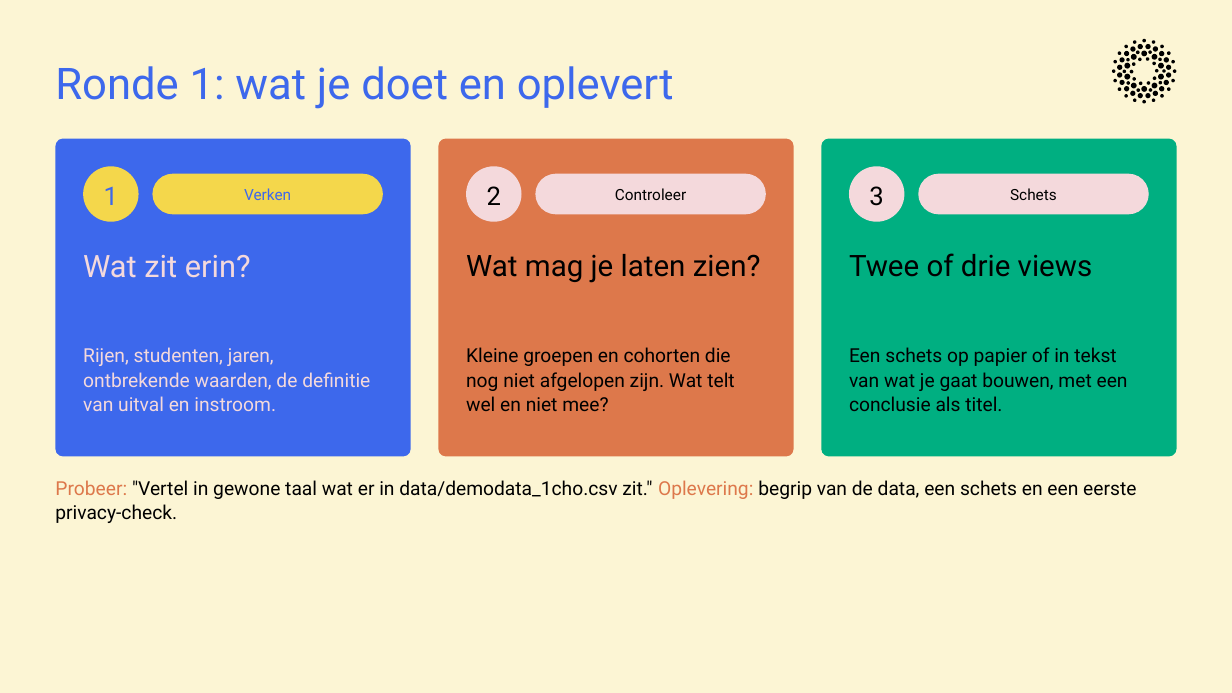
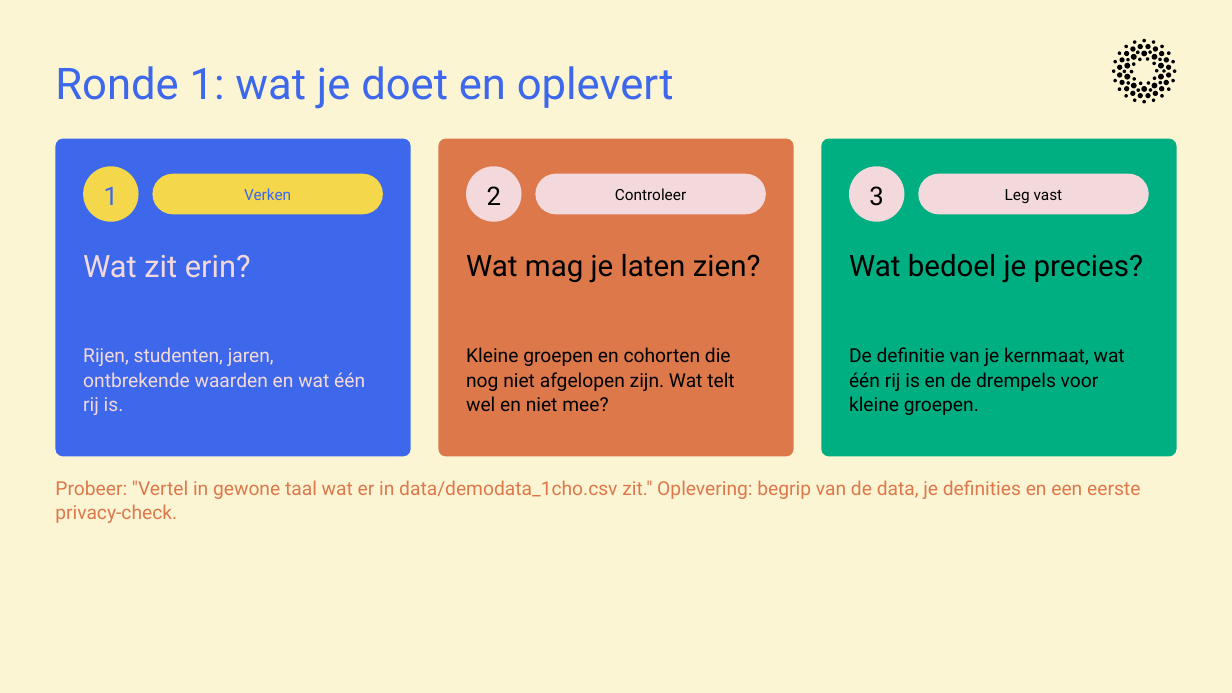
Before and after one commit to cedanl/clidev-presentaties, a slide deck: slide 20 of exports/261005_workshop_rad_uitvoering.pptx (slide 15 before the commit). Drawn at 1232x693 pixels with LibreOffice and Linux fonts; fonts in the diff are those of the drawing. Boxes give left, top, right and bottom in pixels: in the first picture for what was removed or moved away, otherwise in the second. Text is boxed around its words. In the diff, an @@ line names an element or a change of style, - is before the commit and + after.

```diff
--- a/exports/261005_workshop_rad_uitvoering.pptx
+++ b/exports/261005_workshop_rad_uitvoering.pptx
@@ text at [1005,189,1063,203]: text changed @@
-Schets
+Leg vast
@@ text at [849,254,1143,283]: text changed @@
-Twee of drie views
+Wat bedoel je precies?
@@ text at [83,347,365,415]: text changed @@
-Rijen, studenten, jaren, ontbrekende waarden, de definitie van uitval en instroom.
+Rijen, studenten, jaren, ontbrekende waarden en wat één rij is.
@@ text at [849,347,1125,415]: text changed @@
-Een schets op papier of in tekst van wat je gaat bouwen, met een conclusie als titel.
+De definitie van je kernmaat, wat één rij is en de drempels voor kleine groepen.
@@ text at [55,480,1140,523]: text changed; text colour #000000 to #DD784B @@
-Probeer: "Vertel in gewone taal wat er in data/demodata_1cho.csv zit." Oplevering: begrip van de data, een schets en een eerste privacy-check.
+Probeer: "Vertel in gewone taal wat er in data/demodata_1cho.csv zit." Oplevering: begrip van de data, je definities en een eerste privacy-check.
```
Also in this commit, not shown: 12 other slides changed, 10 slides added, 2 slides removed, 1 other file.
